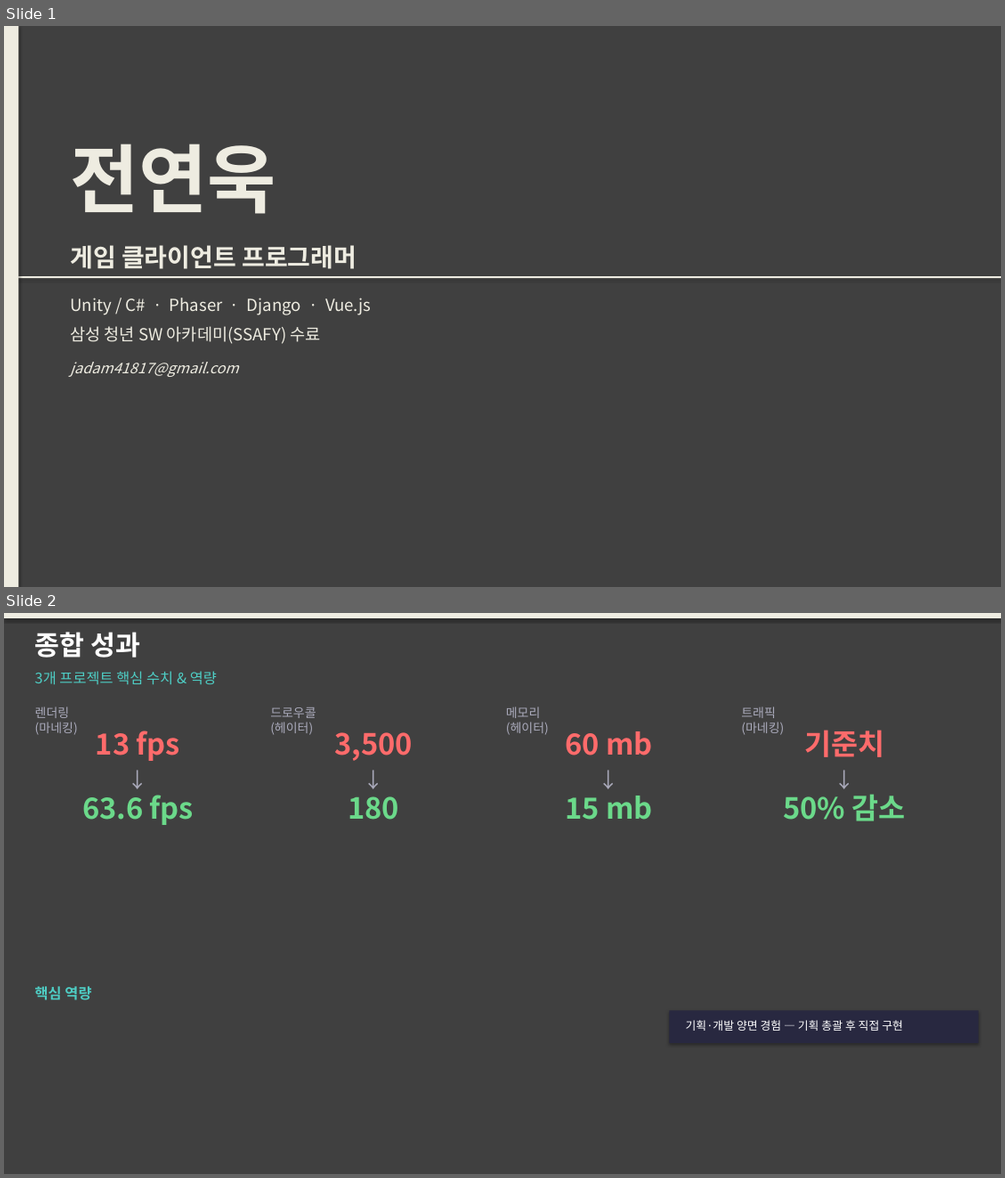
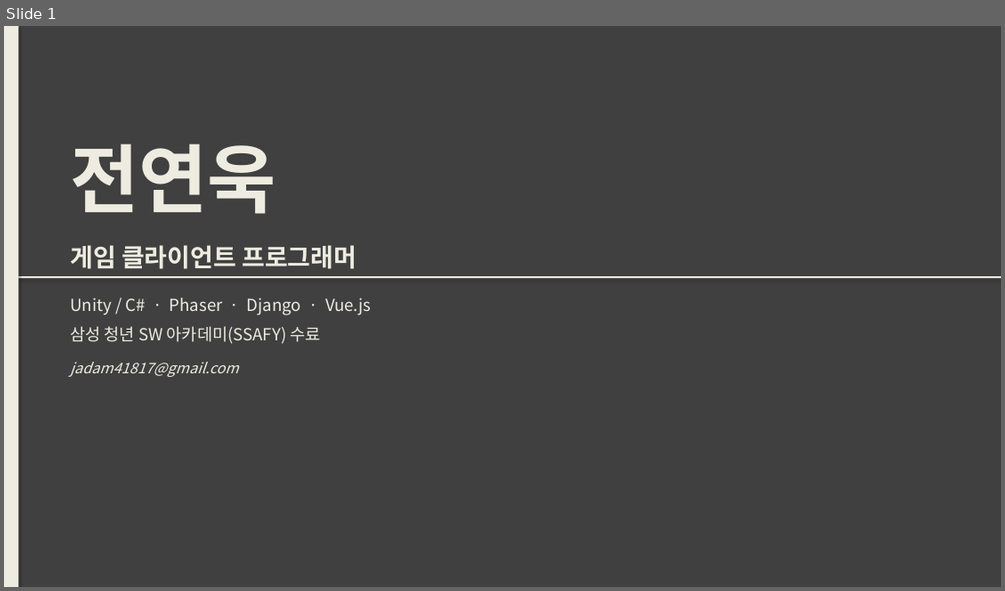
Before and after one commit to Jeve98/Portfolio, a slide deck: 포트폴리오개선안/프로젝트_포트폴리오.pptx. Shown one above the other, each under a label of ours: slides 1 and 2 before the commit, slide 1 after it. The pictures are 1005x1178 and 1005x591 pixels, drawn with LibreOffice and Linux fonts; fonts in the diff are those of the drawing. Boxes give left, top, right and bottom in pixels: in the first picture for what was removed or moved away, otherwise in the second. Text is boxed around its words. In the diff, an @@ line names an element or a change of style, - is before the commit and + after.

```diff
--- a/포트폴리오개선안/프로젝트_포트폴리오.pptx
+++ b/포트폴리오개선안/프로젝트_포트폴리오.pptx
@@ slide 2 removed at box(4, 613, 1001, 1174), background #404040 @@
@@ rectangle removed at box(4, 613, 1001, 618) @@
@@ text removed at box(35, 632, 140, 657) @@
-종합 성과
@@ text removed at box(35, 671, 217, 684) @@
-3개 프로젝트 핵심 수치 & 역량
@@ text removed at box(35, 706, 78, 735) @@
-렌더링
-(마네킹)
@@ text removed at box(270, 707, 316, 735) @@
-드로우콜
-(헤이터)
@@ text removed at box(506, 706, 549, 735) @@
-메모리
-(헤이터)
@@ text removed at box(741, 706, 784, 735) @@
-트래픽
-(마네킹)
@@ text removed at box(96, 730, 180, 761) @@
-13 fps
@@ text removed at box(334, 732, 413, 761) @@
-3,500
@@ text removed at box(565, 731, 653, 755) @@
-60 mb
@@ text removed at box(804, 730, 884, 757) @@
-기준치
@@ text removed at box(27, 763, 248, 789) @@
-↓
@@ text removed at box(263, 763, 484, 789) @@
-↓
@@ text removed at box(498, 763, 719, 789) @@
-↓
@@ text removed at box(734, 763, 955, 789) @@
-↓
@@ text removed at box(82, 795, 194, 825) @@
-63.6 fps
@@ text removed at box(348, 796, 399, 819) @@
-180
@@ text removed at box(565, 795, 653, 819) @@
-15 mb
@@ text removed at box(783, 794, 906, 821) @@
-50% 감소
@@ text removed at box(35, 986, 91, 1000) @@
-핵심 역량
@@ rectangle removed at box(670, 1010, 979, 1042) @@
@@ text removed at box(686, 1020, 903, 1030) @@
-기획·개발 양면 경험 — 기획 총괄 후 직접 구현
```
Also in this commit, not shown: 3 slides changed, 2 slides added, 3 other slides removed, 1 other file.
